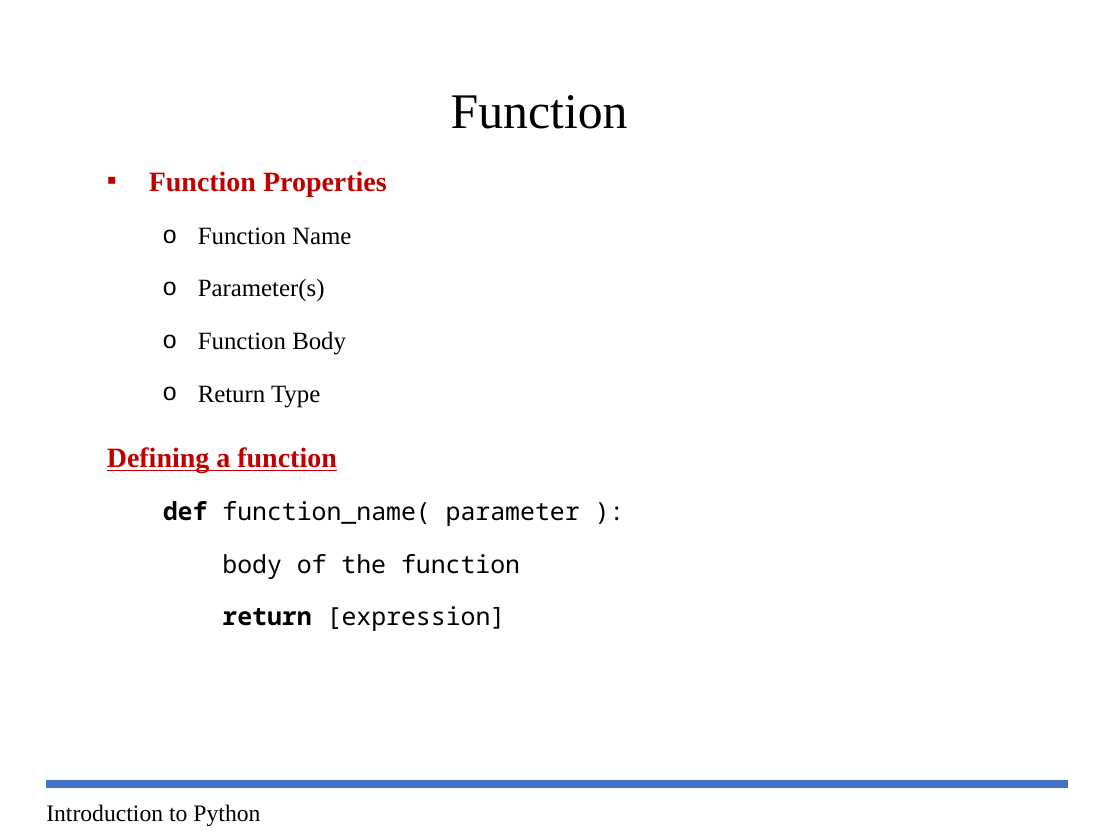
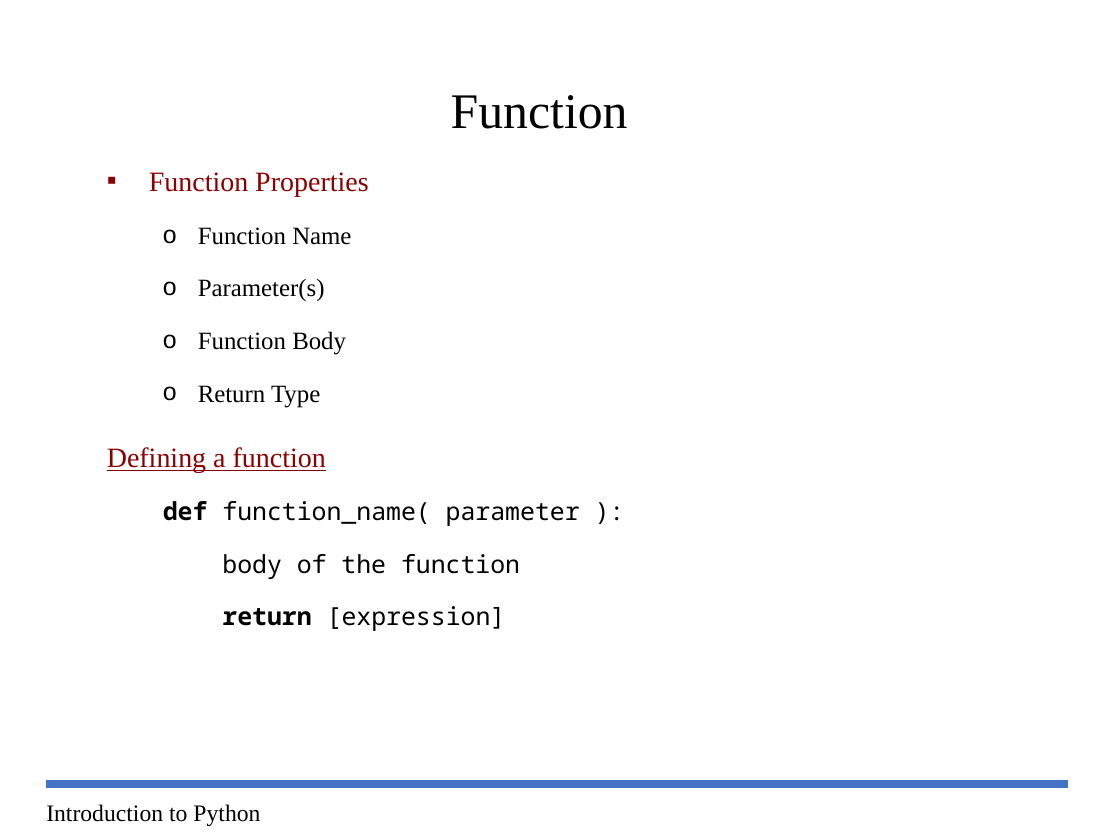
Before and after one commit to paul-pias/Python-Workshop, a slide deck: slide 4 of Course_Content/Class-3/Py-Workshop-3-.pptx. Drawn at 1120x840 pixels with LibreOffice and Linux fonts; fonts in the diff are those of the drawing. Boxes give left, top, right and bottom in pixels: in the first picture for what was removed or moved away, otherwise in the second. Text is boxed around its words. In the diff, an @@ line names an element or a change of style, - is before the commit and + after.

```diff
--- a/Course_Content/Class-3/Py-Workshop-3-.pptx
+++ b/Course_Content/Class-3/Py-Workshop-3-.pptx
@@ text at <box>107,172,368,472</box>: text colour #C00000 to #8B0000, bold off in "Function Properties", "Defining a function" @@
```
Also in this commit, not shown: 2 other slides changed, 13 other files.
